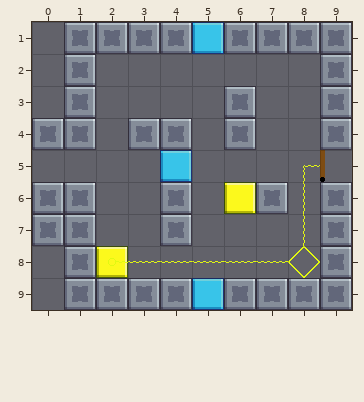
Tiled map (JSON), stored at Assets/Level_Editor/TileMap/Room_25.tmj. Above: the version before the commit.
Cells are 32x32 px. Shown: x 0..9, y 1..9.
After:
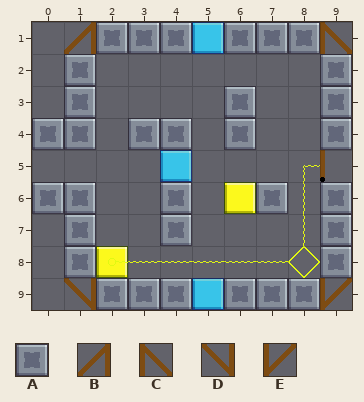
Key: from "tileSet": A 33, B 106, C 107, D 116, E 117.
_ is an empty cell.
The exact change:
Layer "Blocks":
y 1: x 1 A -> B; x 9 A -> C
y 7: x 0 A -> _
y 9: x 1 A -> D; x 9 A -> E
Changed places in both pictures, as pixel boxes (x1, y1, x2, y2):
changed: (64, 22, 96, 54)
changed: (320, 22, 352, 54)
removed: (32, 214, 64, 246)
changed: (64, 278, 96, 310)
changed: (320, 278, 352, 310)
